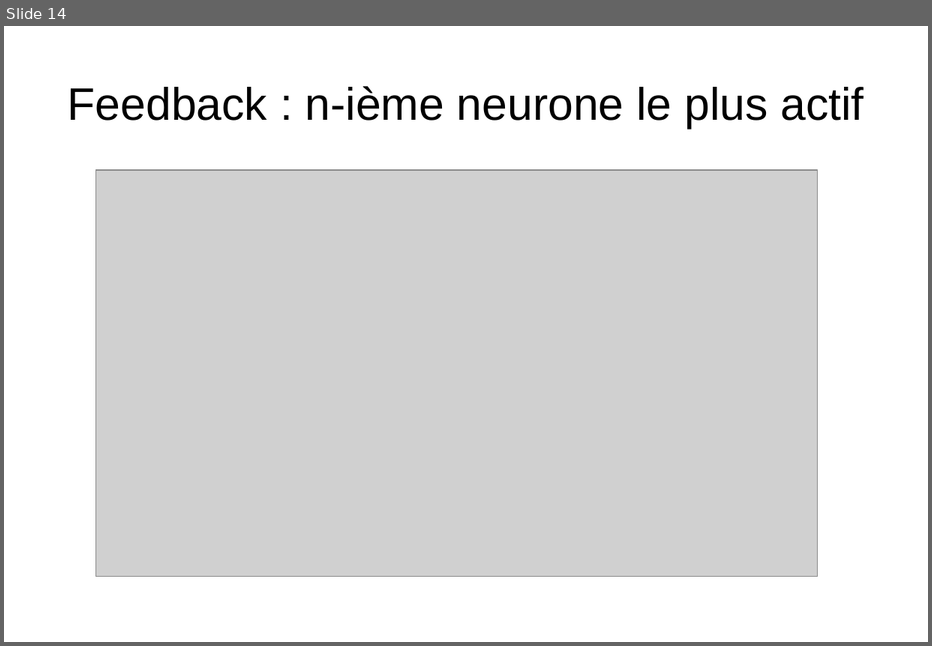
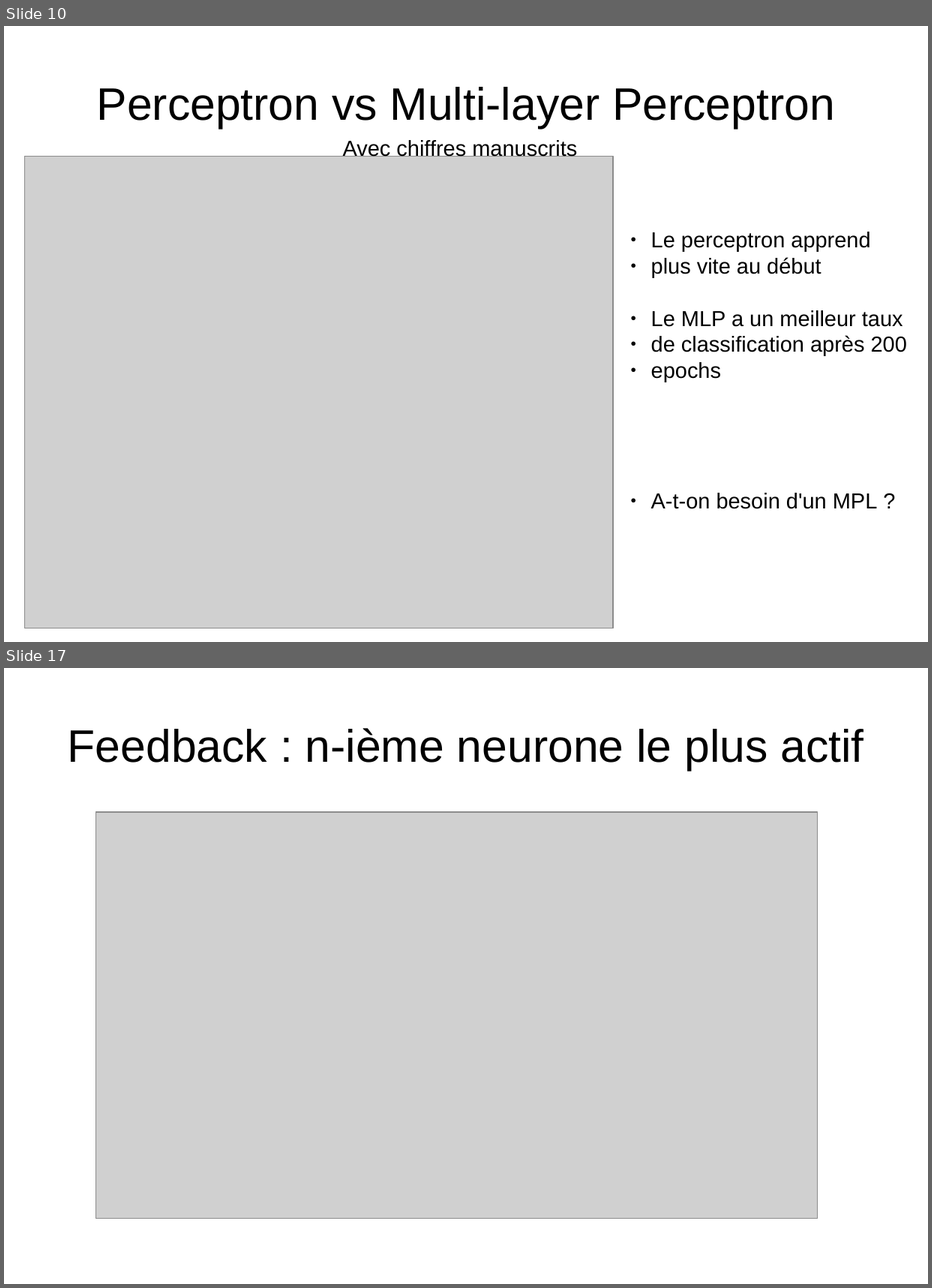
Before and after one commit to matthieu637/anne, a slide deck: exp/pre-presentation/pre-presentation.odp. Shown one above the other, each under a label of ours: slide 14 before the commit, slides 10 and 17 after it; the slides between them are not shown. The pictures are 932x646 and 932x1288 pixels, drawn with LibreOffice and Linux fonts; fonts in the diff are those of the drawing; grey boxes stand for pictures. Boxes give left, top, right and bottom in pixels: in the first picture for what was removed or moved away, otherwise in the second. Text is boxed around its words. In the diff, an @@ line names an element or a change of style, - is before the commit and + after.

```diff
--- a/exp/pre-presentation/pre-presentation.odp
+++ b/exp/pre-presentation/pre-presentation.odp
@@ slide 10 added at [4,26,928,642], background #FFFFFF @@
@@ title added at [97,87,835,129], 37.7 pt, text #000000 @@
+Perceptron vs Multi-layer Perceptron
@@ picture added at [25,156,613,628] @@
@@ text added at [343,140,577,160], 18 pt, text #000000 @@
+Avec chiffres manuscrits
@@ text added at [651,232,907,509], 18 pt, text #000000 @@
+● Le perceptron apprend
+● plus vite au début
+● Le MLP a un meilleur taux
+● de classification après 200
+● epochs
+● A-t-on besoin d'un MPL ?
@@ what was slide 14 is now slide 17 @@
```
Also in this commit, not shown: 11 slides changed, 5 other slides added, 2 slides removed, 1 other file.
